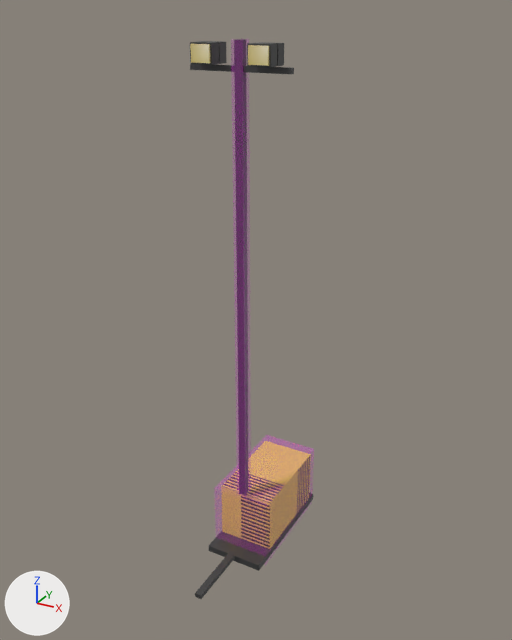
The COLLADA model beamng-props/light-towers/export/dae/lighttower_yellow_raised.dae as it was, and as the next commit left it.
Rendered twice from a 50 mm camera at (5.18, -9.11, 9.23) aimed at (0.09, 0.14, 4.61). Lighting does not change. The marker at lower left points along +X, +Y and +Z. The first picture is the older version. Where no turn or scale is listed for an object, it has been applied to the vertices.

Objects in the first picture: 'Colmesh_body-1', 'Colmesh_mast-1', 'bar', 'chassis', 'lens_2', 'lens_3', 'light_0', 'light_1', 'light_2', 'light_3', 'tongue'.
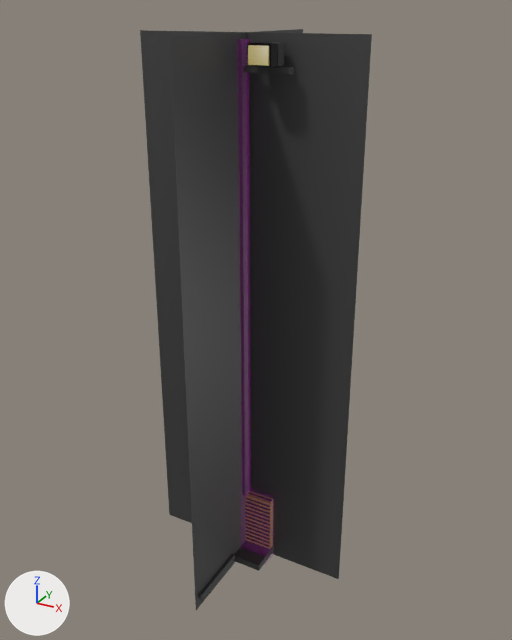
Not visible in the pictures: 'mast', 'lighttower_yellow_raised_a200'.

The newer file is also turned or shifted as a whole; pictures and numbers use the older file's frame.

Location of each change, (x1, y1, x2, y2) in pixels of the pictures (512 x 640 px):
'lighttower_yellow_raised_a50', added: after (140, 29, 372, 610)
'lighttower_yellow_raised_a800', now drawn: after (198, 39, 294, 599)
'chassis', deleted: before (209, 494, 313, 571)
'bar', deleted: before (190, 64, 294, 74)
'tongue', deleted: before (195, 553, 235, 599)
'lens_3', deleted (beige): before (248, 45, 269, 66)
'lens_2', deleted: before (190, 44, 210, 63)
'light_3', deleted: before (247, 43, 277, 67)
'light_2', deleted: before (190, 42, 219, 65)
'light_0', deleted: before (199, 41, 227, 64)
'light_1', deleted: before (260, 42, 284, 66)
'Colmesh_body-1', unchanged, covered by the edit: before (214, 435, 314, 565); after (240, 488, 275, 565)

Patch to the scene script:
```diff
--- a/beamng-props/light-towers/export/dae/lighttower_yellow_raised.dae.py
+++ b/beamng-props/light-towers/export/dae/lighttower_yellow_raised.dae.py
@@ me_lighttower_yellow_raised_a800 @@
+me_lighttower_yellow_raised_a800.from_pydata(...)  # 104 vertices, 156 faces; spans x -0.8..0.8, y -1.7..1.75, z 0.12..8.85
+# faces by material slot: [96, 12, 48]
+me_lighttower_yellow_raised_a800.materials.append(mat_black_004)  # dark grey #595959
+me_lighttower_yellow_raised_a800.materials.append(mat_body_011)  # picture img_lt_body_yellow_png
+me_lighttower_yellow_raised_a800.materials.append(mat_lens_004)  # picture img_lt_lens_png
@@ me_lighttower_yellow_raised_a50 @@
+me_lighttower_yellow_raised_a50.from_pydata([(-1.81, 0.0, -0.02), (1.81, 0.0, -0.02), (1.81, 0.0, 8.89), (-1.81, 0.0, 8.89), (0.0, -1.81, -0.02), (0.0, 1.81, -0.02), (0.0, 1.81, 8.89), (0.0, -1.81, 8.89)], [], [(1, 3, 0), (5, 7, 4), (1, 2, 3), (5, 6, 7)])
+me_lighttower_yellow_raised_a50.materials.append(mat_black_004)  # dark grey #595959
@@ me_lighttower_yellow_raised_a200 @@
+me_lighttower_yellow_raised_a200.from_pydata(...)  # 65 vertices, 75 faces; spans x -0.8..0.8, y -1.72..1.72, z 0.11..8.8
+# faces by material slot: [47, 12, 16]
+me_lighttower_yellow_raised_a200.materials.append(mat_black_004)  # dark grey #595959
+me_lighttower_yellow_raised_a200.materials.append(mat_body_011)  # picture img_lt_body_yellow_png
+me_lighttower_yellow_raised_a200.materials.append(mat_lens_004)  # picture img_lt_lens_png
@@ ob_lighttower_yellow_raised_a800 @@
-ob_lighttower_yellow_raised_a800 = bpy.data.objects.new('lighttower_yellow_raised_a800', None)
+ob_lighttower_yellow_raised_a800 = bpy.data.objects.new('lighttower_yellow_raised_a800', me_lighttower_yellow_raised_a800)
 ob_lighttower_yellow_raised_a800.parent = ob_start01
@@ ob_chassis @@
-ob_chassis = bpy.data.objects.new('chassis', me_cube)
-ob_chassis.location = (0.0, 0.6, 0.18)
@@ ob_tongue @@
-ob_tongue = bpy.data.objects.new('tongue', me_cube_002)
-ob_tongue.location = (0.0, -1.15, 0.28)
@@ ob_mast @@
-ob_mast = bpy.data.objects.new('mast', me_cube_003)
-ob_mast.location = (0.0, -0.15, 5.1)
@@ ob_bar @@
-ob_bar = bpy.data.objects.new('bar', me_cube_004)
-ob_bar.location = (0.0, -0.15, 8.48)
@@ ob_light_0 @@
-ob_light_0 = bpy.data.objects.new('light_0', me_cube_005)
-ob_light_0.location = (-0.45, -0.15, 8.68)
@@ ob_light_1 @@
-ob_light_1 = bpy.data.objects.new('light_1', me_cube_007)
-ob_light_1.location = (0.45, -0.15, 8.68)
@@ ob_light_2 @@
-ob_light_2 = bpy.data.objects.new('light_2', me_cube_009)
-ob_light_2.location = (-0.45, -0.35, 8.68)
@@ ob_lens_2 @@
-ob_lens_2 = bpy.data.objects.new('lens_2', me_cube_010)
-ob_lens_2.location = (-0.45, -0.45, 8.68)
@@ ob_light_3 @@
-ob_light_3 = bpy.data.objects.new('light_3', me_cube_011)
-ob_light_3.location = (0.45, -0.35, 8.68)
@@ ob_lens_3 @@
-ob_lens_3 = bpy.data.objects.new('lens_3', me_cube_012)
-ob_lens_3.location = (0.45, -0.45, 8.68)
@@ ob_lighttower_yellow_raised_a50 @@
+ob_lighttower_yellow_raised_a50 = bpy.data.objects.new('lighttower_yellow_raised_a50', me_lighttower_yellow_raised_a50)
+ob_lighttower_yellow_raised_a50.location = (0.0, 0.02, 0.05)
@@ ob_lighttower_yellow_raised_a200 @@
+ob_lighttower_yellow_raised_a200 = bpy.data.objects.new('lighttower_yellow_raised_a200', me_lighttower_yellow_raised_a200)
+ob_lighttower_yellow_raised_a200.location = (0.0, 0.02, 0.05)
```
